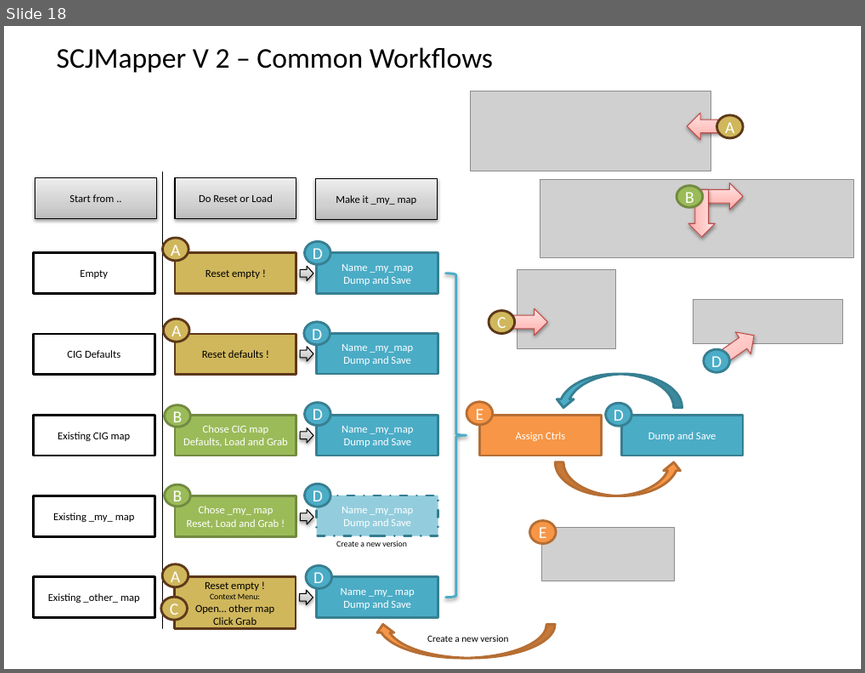
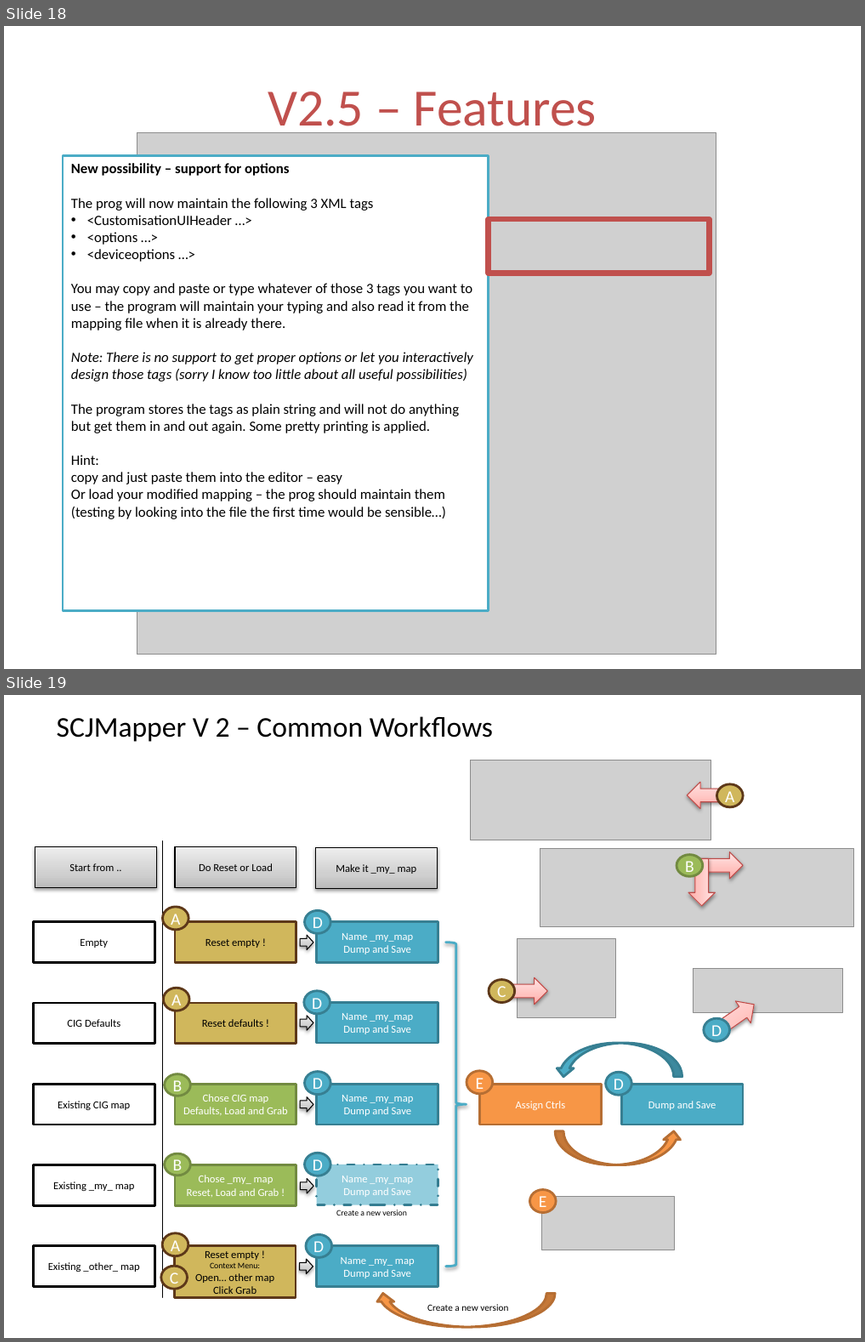
Before and after one commit to SCToolsfactory/SCJMapper-V2, a slide deck: doc/SCJMapper_QGuide.pptx. Shown one above the other, each under a label of ours: slide 18 before the commit, slides 18 and 19 after it. The pictures are 865x673 and 865x1342 pixels, drawn with LibreOffice and Linux fonts; fonts in the diff are those of the drawing; grey boxes stand for pictures. Boxes give left, top, right and bottom in pixels: in the first picture for what was removed or moved away, otherwise in the second. Text is boxed around its words. In the diff, an @@ line names an element or a change of style, - is before the commit and + after.

Commit message:
support option tags #18 support version and ignoreversion, can force ignoreversion does not longer dump empty maps supported actionmaps are preset in config file (instead of code) Doc Update

```diff
--- a/doc/SCJMapper_QGuide.pptx
+++ b/doc/SCJMapper_QGuide.pptx
@@ slide 18 added at (x1=4, y1=26, x2=861, y2=669), background #FFFFFF @@
@@ title added at (x1=268, y1=91, x2=596, y2=138), 44 pt, text #C0504D @@
+V2.5 – Features
@@ picture added at (x1=137, y1=132, x2=716, y2=654) @@
@@ rectangle added at (x1=63, y1=155, x2=488, y2=610), fill #FFFFFF, outline #4BACC6 2 pt, 12 pt, text #000000 @@
+New possibility – support for options
+The prog will now maintain the following 3 XML tags
+• <CustomisationUIHeader …>
+• <options …>
+• <deviceoptions …>
+You may copy and paste or type whatever of those 3 tags you want to use – the program will maintain your typing and also read it from the mapping file when it is already there.
+Note: There is no support to get proper options or let you interactively design those tags (sorry I know too little about all useful possibilities)
+The program stores the tags as plain string and will not do anything but get them in and out again. Some pretty printing is applied.
+Hint:
+copy and just paste them into the editor – easy
+Or load your modified mapping – the prog should maintain them
+(testing by looking into the file the first time would be sensible…)
@@ rectangle added at (x1=488, y1=219, x2=710, y2=272), outline #C0504D 4.5 pt @@
@@ what was slide 18 is now slide 19 @@
```
Also in this commit, not shown: 5 slides changed, 16 other files.
